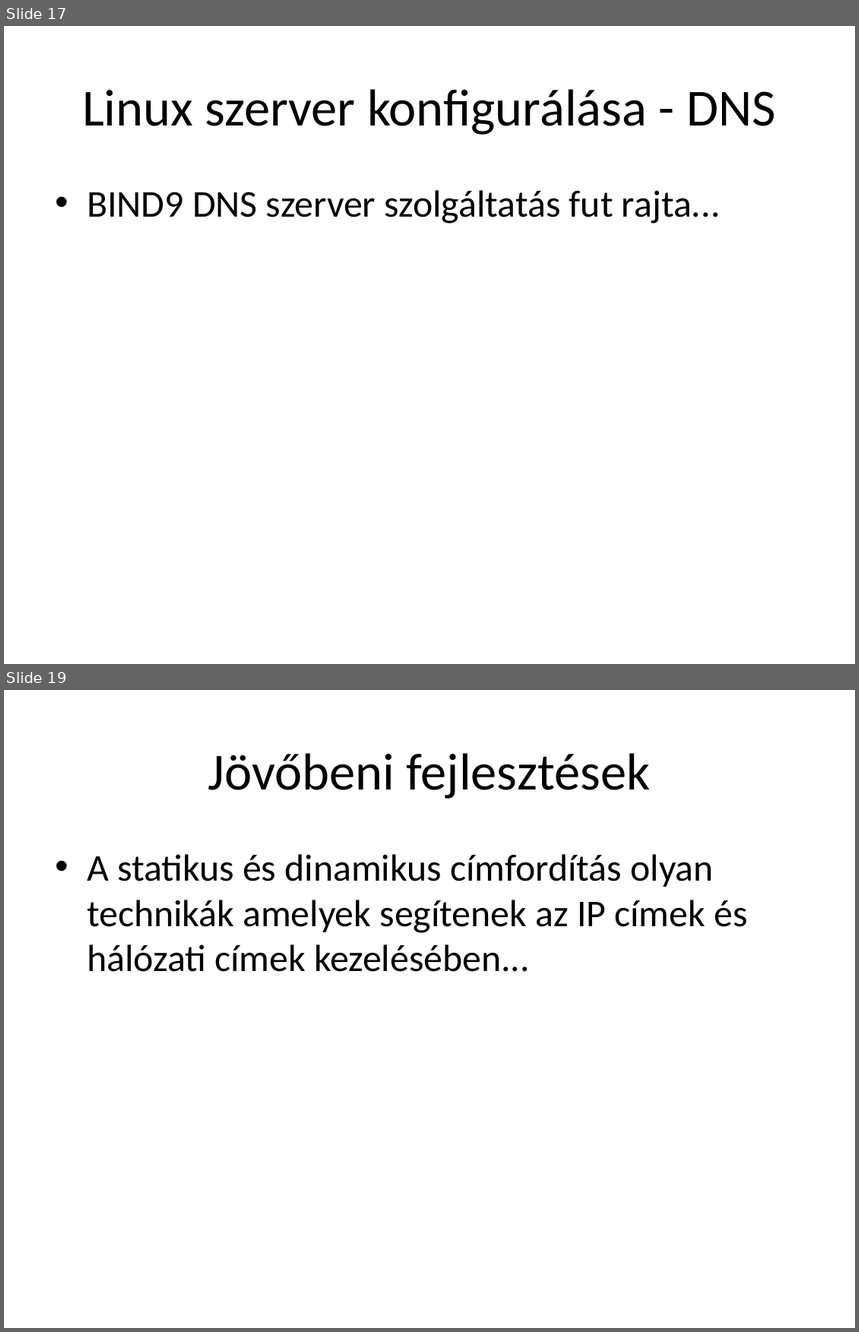
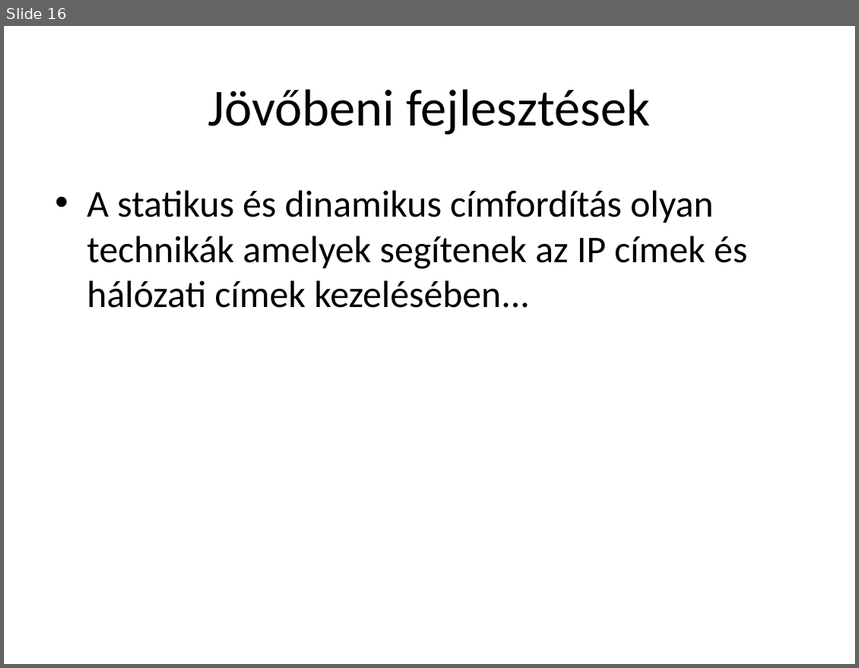
Before and after one commit to LocskaG/Uzemelteto_vizsgaremek_2024, a slide deck: BEMUTATÓ/Halozattervezesi_vizsgaremek_ppt.pptx. Shown one above the other, each under a label of ours: slides 17 and 19 before the commit, slide 16 after it; the slides between them are not shown. The pictures are 859x1332 and 859x668 pixels, drawn with LibreOffice and Linux fonts; fonts in the diff are those of the drawing. Boxes give left, top, right and bottom in pixels: in the first picture for what was removed or moved away, otherwise in the second. Text is boxed around its words. In the diff, an @@ line names an element or a change of style, - is before the commit and + after.

```diff
--- a/BEMUTATÓ/Halozattervezesi_vizsgaremek_ppt.pptx
+++ b/BEMUTATÓ/Halozattervezesi_vizsgaremek_ppt.pptx
@@ slide 17 removed at (4, 26, 855, 664), background #FFFFFF @@
@@ title removed at (82, 89, 776, 135) @@
-Linux szerver konfigurálása - DNS
@@ text removed at (87, 190, 721, 224) @@
-• BIND9 DNS szerver szolgáltatás fut rajta...
@@ what was slide 19 is now slide 16 @@
```
Also in this commit, not shown: 13 slides changed, 2 slides added, 4 other slides removed.
